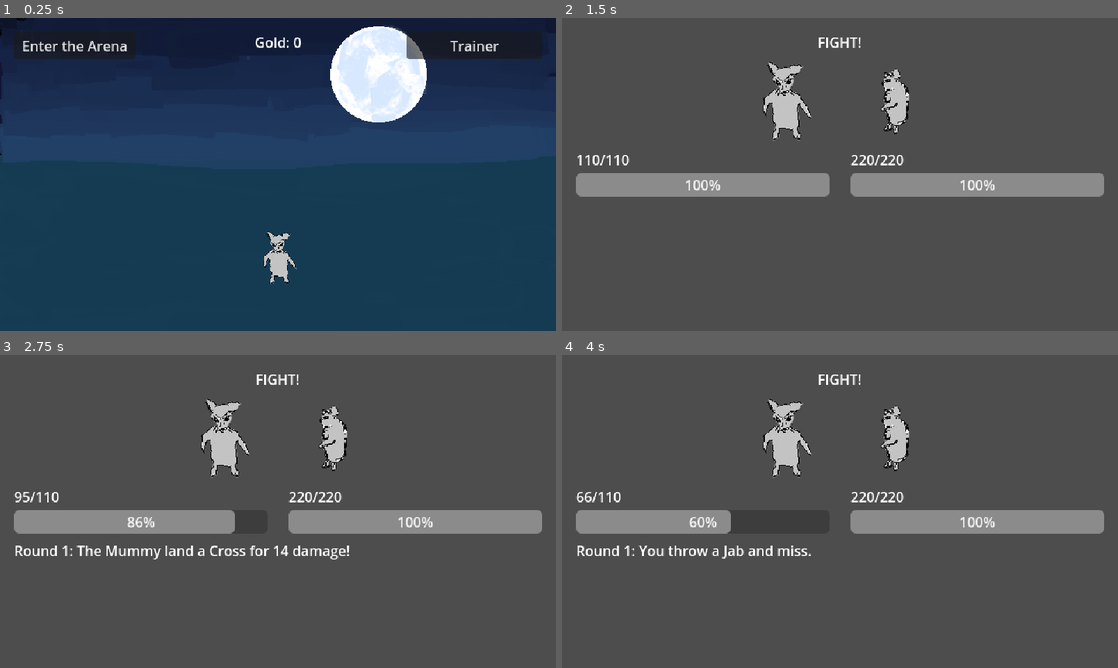
Above: before the commit, frames 1-4 (two rows, left to right).
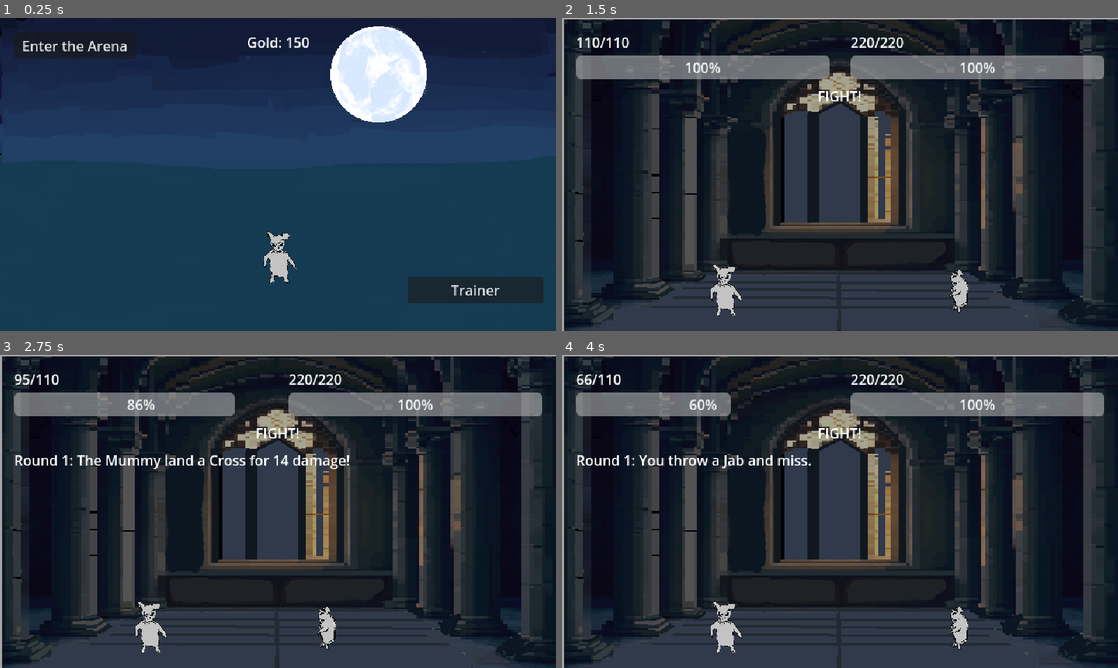
Above: after the commit, the same moments.

Repository: NotNookie/Knock-the-COUNT-down
Game: Godot game, scene res://scenes/hub/hub.tscn
The game is run twice, just before and just after one commit, with the same random seed, the same clock (stepped at 60 frames per second) and the same inputs.
Inputs:
- Up to frame 1 (0.25 s): no input
- Up to frame 2 (1.5 s): click "Enter the Arena" at 0.5 s; click "Fight The Mummy" at 1.25 s
- Up to frame 3 (2.75 s): no input
- Up to frame 4 (4 s): no input

The runs differ from the first frame. In frame 1, 2.7% of the frame differs, in the area x 44-98%, y 5-92%; in frame 2, 94%, in the area x 0-100%, y 0-100%; in frame 3, 94%; in frame 4, 93%.

Commit message:
feat: implemented some UI and other bug fixes

Diff:
--- a/data/perks/blood_in_the_water.tres
+++ b/autoloads/blood_in_the_water.tres
@@ -1,9 +1,9 @@
-[gd_resource type="Resource" script_class="Perk" load_steps=2 format=3]
+[gd_resource type="Resource" script_class="Perk" load_steps=2 format=3 uid="uid://cs6shm1i3kyfv"]
 
-[ext_resource type="Script" path="res://resources/perk_resource.gd" id="1_blood_in_the_water"]
+[ext_resource type="Script" uid="uid://dgc8c66xqtmdc" path="res://resources/perk_resource.gd" id="1_pxbpt"]
 
 [resource]
-script = ExtResource("1_blood_in_the_water")
+script = ExtResource("1_pxbpt")
 id = "blood_in_the_water"
 display_name = "Blood in the Water"
 description = "Predators -- vampires, sharks, your boxer -- smell weakness the same way. Bonus damage vs. a staggered/low-health opponent."
--- a/autoloads/game_state.gd
+++ b/autoloads/game_state.gd
@@ -35,7 +35,7 @@
 var level: int = 1
 ## XP accumulated toward the next level; resets (carrying overflow) on level-up.
 var xp: int = 0
-var currency: int = 0
+var currency: int = 150
 
 ## Keys: "power", "speed", "vitality". Everyone starts at 1.
 var stat_levels: Dictionary = {"power": 1, "speed": 1, "vitality": 1}
--- a/project.godot
+++ b/project.godot
@@ -28,10 +28,9 @@
 window/size/window_width_override=1280
 window/size/window_height_override=720
 window/stretch/mode="viewport"
-window/stretch/aspect="keep"
 
 [rendering]
 
+textures/canvas_textures/default_texture_filter=0
 renderer/rendering_method="gl_compatibility"
 renderer/rendering_method.mobile="gl_compatibility"
-textures/canvas_textures/default_texture_filter=0
--- a/scenes/fight/fight_screen.gd
+++ b/scenes/fight/fight_screen.gd
@@ -4,8 +4,8 @@
 
 const EVENT_INTERVAL := 0.4
 
-@onready var player_sprite: TextureRect = $Margin/VBox/Arena/PlayerSprite
-@onready var opponent_sprite: TextureRect = $Margin/VBox/Arena/OpponentSprite
+@onready var player_sprite: TextureRect = $Arena/PlayerSprite
+@onready var opponent_sprite: TextureRect = $Arena/OpponentSprite
 @onready var player_hp_bar: ProgressBar = $Margin/VBox/HpRow/PlayerHpBox/PlayerHpBar
 @onready var player_hp_label: Label = $Margin/VBox/HpRow/PlayerHpBox/PlayerHpLabel
 @onready var opponent_hp_bar: ProgressBar = $Margin/VBox/HpRow/OpponentHpBox/OpponentHpBar
@@ -58,7 +58,14 @@
 	_apply_event(event)
 
 
+const ATTACK_RESULTS := ["hit", "miss", "avoided_mist"]
+
+
 func _apply_event(event: FightEvent) -> void:
+	if event.result in ATTACK_RESULTS:
+		_animate_lunge(event.actor)
+	if event.result == "hit":
+		_animate_knockback(_other_actor(event.actor))
 	if event.actor == "player":
 		player_hp_bar.value = event.actor_hp
 		opponent_hp_bar.value = event.target_hp
@@ -67,6 +74,54 @@
 		player_hp_bar.value = event.target_hp
 	_update_hp_labels()
 	log_label.text = _describe_event(event)
+
+
+## Lunges the attacker toward the other fighter and back -- reads as a punch.
+## Only fires for actual attack attempts (hit/miss/avoided_mist), not
+## passive ticks like curse damage or Night Walker regen. Travels the actual
+## on-screen distance so the attacker's edge reaches the defender -- a real
+## hit, not a token twitch -- with a fast snap out and a slower recoil back.
+func _animate_lunge(actor_id: String) -> void:
+	const CONTACT_GAP := 4.0
+	const LUNGE_OUT_DURATION := 0.08
+	const LUNGE_BACK_DURATION := 0.18
+	var attacker: TextureRect = player_sprite if actor_id == "player" else opponent_sprite
+	var defender: TextureRect = opponent_sprite if actor_id == "player" else player_sprite
+	var direction: float = 1.0 if actor_id == "player" else -1.0
+
+	var attacker_center: float = attacker.position.x + attacker.size.x / 2.0
+	var defender_center: float = defender.position.x + defender.size.x / 2.0
+	var gap: float = absf(defender_center - attacker_center) - attacker.size.x / 2.0 - defender.size.x / 2.0
+	var travel: float = maxf(gap - CONTACT_GAP, 0.0)
+
+	var start_x: float = attacker.position.x
+	var tween := create_tween()
+	tween.tween_property(attacker, "position:x", start_x + direction * travel, LUNGE_OUT_DURATION) \
+		.set_trans(Tween.TRANS_QUAD).set_ease(Tween.EASE_OUT)
+	tween.tween_property(attacker, "position:x", start_x, LUNGE_BACK_DURATION) \
+		.set_trans(Tween.TRANS_QUAD).set_ease(Tween.EASE_IN)
+
+
+func _other_actor(actor_id: String) -> String:
+	return "opponent" if actor_id == "player" else "player"
+
+
+## Snaps the defender away from the attacker on an actual hit, timed to land
+## right as the attacker's lunge reaches them (see LUNGE_OUT_DURATION above).
+func _animate_knockback(target_id: String) -> void:
+	const KNOCKBACK_DISTANCE := 18.0
+	const IMPACT_DELAY := 0.08
+	const KNOCKBACK_OUT_DURATION := 0.06
+	const KNOCKBACK_BACK_DURATION := 0.2
+	var sprite: TextureRect = player_sprite if target_id == "player" else opponent_sprite
+	var direction: float = -1.0 if target_id == "player" else 1.0
+	var start_x: float = sprite.position.x
+	var tween := create_tween()
+	tween.tween_interval(IMPACT_DELAY)
+	tween.tween_property(sprite, "position:x", start_x + direction * KNOCKBACK_DISTANCE, KNOCKBACK_OUT_DURATION) \
+		.set_trans(Tween.TRANS_QUAD).set_ease(Tween.EASE_OUT)
+	tween.tween_property(sprite, "position:x", start_x, KNOCKBACK_BACK_DURATION) \
+		.set_trans(Tween.TRANS_QUAD).set_ease(Tween.EASE_IN)
 
 
 func _update_hp_labels() -> void:
--- a/scenes/fight/fight_screen.tscn
+++ b/scenes/fight/fight_screen.tscn
@@ -1,15 +1,80 @@
-[gd_scene load_steps=4 format=3]
+[gd_scene load_steps=5 format=3 uid="uid://ngsm8eup6v00"]
 
-[ext_resource type="Script" path="res://scenes/fight/fight_screen.gd" id="1_fight_screen"]
-[ext_resource type="Texture2D" path="res://assets/sprites/main_rat-removebg-preview.png" id="2_player_sprite"]
-[ext_resource type="Texture2D" path="res://assets/sprites/enemy_rat2-removebg-preview.png" id="3_opponent_sprite"]
+[ext_resource type="Script" uid="uid://b35yvj3ctrldc" path="res://scenes/fight/fight_screen.gd" id="1_fight_screen"]
+[ext_resource type="Texture2D" uid="uid://dblbiigydq0rq" path="res://assets/sprites/main_rat-removebg-preview.png" id="2_player_sprite"]
+[ext_resource type="Texture2D" uid="uid://dfmpgt6daleh5" path="res://assets/sprites/enemy_rat2-removebg-preview.png" id="3_opponent_sprite"]
+[ext_resource type="Texture2D" uid="uid://bvwfjcdh4qmu1" path="res://assets/fight_bg.png" id="4_fight_bg"]
 
 [node name="FightScreen" type="Control"]
+layout_mode = 3
+anchors_preset = 15
 anchor_right = 1.0
 anchor_bottom = 1.0
+grow_horizontal = 2
+grow_vertical = 2
 script = ExtResource("1_fight_screen")
 
+[node name="Background" type="TextureRect" parent="."]
+layout_mode = 1
+anchors_preset = 15
+anchor_right = 1.0
+anchor_bottom = 1.0
+grow_horizontal = 2
+grow_vertical = 2
+texture = ExtResource("4_fight_bg")
+expand_mode = 1
+stretch_mode = 6
+
+[node name="MenuBacking" type="ColorRect" parent="."]
+layout_mode = 1
+anchors_preset = 15
+anchor_right = 1.0
+anchor_bottom = 1.0
+grow_horizontal = 2
+grow_vertical = 2
+color = Color(0, 0, 0, 0.35)
+
+[node name="Arena" type="Control" parent="."]
+layout_mode = 1
+anchors_preset = 15
+anchor_right = 1.0
+anchor_bottom = 1.0
+offset_top = -15.0
+offset_bottom = -15.0
+grow_horizontal = 2
+grow_vertical = 2
+
+[node name="PlayerSprite" type="TextureRect" parent="Arena"]
+layout_mode = 1
+anchors_preset = -1
+anchor_left = 0.15
+anchor_top = 1.0
+anchor_right = 0.15
+anchor_bottom = 1.0
+offset_left = 64.0
+offset_top = -64.0
+offset_right = 128.0
+texture = ExtResource("2_player_sprite")
+expand_mode = 5
+stretch_mode = 5
+
+[node name="OpponentSprite" type="TextureRect" parent="Arena"]
+layout_mode = 1
+anchors_preset = -1
+anchor_left = 0.85
+anchor_top = 1.0
+anchor_right = 0.85
+anchor_bottom = 1.0
+offset_left = -124.0
+offset_top = -64.0
+offset_right = -60.0
+texture = ExtResource("3_opponent_sprite")
+expand_mode = 5
+stretch_mode = 5
+flip_h = true
+
 [node name="Margin" type="MarginContainer" parent="."]
+layout_mode = 0
 anchor_right = 1.0
 anchor_bottom = 1.0
 theme_override_constants/margin_left = 16
@@ -20,31 +85,6 @@
 [node name="VBox" type="VBoxContainer" parent="Margin"]
 layout_mode = 2
 theme_override_constants/separation = 8
-
-[node name="TitleLabel" type="Label" parent="Margin/VBox"]
-layout_mode = 2
-text = "FIGHT!"
-horizontal_alignment = 1
-
-[node name="Arena" type="HBoxContainer" parent="Margin/VBox"]
-layout_mode = 2
-theme_override_constants/separation = 16
-alignment = 1
-
-[node name="PlayerSprite" type="TextureRect" parent="Margin/VBox/Arena"]
-custom_minimum_size = Vector2(96, 96)
-layout_mode = 2
-texture = ExtResource("2_player_sprite")
-expand_mode = 5
-stretch_mode = 5
-
-[node name="OpponentSprite" type="TextureRect" parent="Margin/VBox/Arena"]
-custom_minimum_size = Vector2(96, 96)
-layout_mode = 2
-texture = ExtResource("3_opponent_sprite")
-flip_h = true
-expand_mode = 5
-stretch_mode = 5
 
 [node name="HpRow" type="HBoxContainer" parent="Margin/VBox"]
 layout_mode = 2
@@ -72,15 +112,18 @@
 [node name="OpponentHpBar" type="ProgressBar" parent="Margin/VBox/HpRow/OpponentHpBox"]
 layout_mode = 2
 
+[node name="TitleLabel" type="Label" parent="Margin/VBox"]
+layout_mode = 2
+text = "FIGHT!"
+horizontal_alignment = 1
+
 [node name="LogLabel" type="Label" parent="Margin/VBox"]
 layout_mode = 2
 autowrap_mode = 2
-text = ""
 
 [node name="OutcomeLabel" type="Label" parent="Margin/VBox"]
 layout_mode = 2
 horizontal_alignment = 1
-text = ""
 
 [node name="ContinueButton" type="Button" parent="Margin/VBox"]
 layout_mode = 2
--- a/scenes/fight_prep/fight_prep.gd
+++ b/scenes/fight_prep/fight_prep.gd
@@ -6,17 +6,24 @@
 
 const LADDER_ORDER := ["mummy", "invisible_man", "dracula"]
 
-@onready var ladder_button: Button = $Margin/VBox/LadderButton
-@onready var duel_button: Button = $Margin/VBox/DuelButton
+@onready var gold_label: Label = $GoldLabel
+@onready var ladder_button: Button = $ActionsBox/LadderButton
+@onready var duel_button: Button = $ActionsBox/DuelButton
 
 
 func _ready() -> void:
 	ladder_button.pressed.connect(_on_ladder_button_pressed)
 	duel_button.pressed.connect(_on_duel_button_pressed)
+	GameState.currency_changed.connect(_on_currency_changed)
+	_refresh()
+
+
+func _on_currency_changed(_new_amount: int) -> void:
 	_refresh()
 
 
 func _refresh() -> void:
+	gold_label.text = "Gold: %d" % GameState.currency
 	var next_id: String = _next_ladder_opponent_id()
 	var opponent: Opponent = ContentDB.opponents.get(next_id)
 	ladder_button.text = "Fight %s" % (opponent.display_name if opponent != null else next_id)
--- a/scenes/fight_prep/fight_prep.tscn
+++ b/scenes/fight_prep/fight_prep.tscn
@@ -1,39 +1,76 @@
-[gd_scene load_steps=2 format=3]
+[gd_scene load_steps=4 format=3]
 
 [ext_resource type="Script" path="res://scenes/fight_prep/fight_prep.gd" id="1_fight_prep"]
+[ext_resource type="Texture2D" path="res://assets/fight_building_bg.png" id="2_bg"]
+[ext_resource type="Texture2D" path="res://assets/fight_building_host.png" id="3_host"]
 
 [node name="FightPrep" type="Control"]
 anchor_right = 1.0
 anchor_bottom = 1.0
 script = ExtResource("1_fight_prep")
 
-[node name="Margin" type="MarginContainer" parent="."]
+[node name="Background" type="TextureRect" parent="."]
+layout_mode = 1
+anchors_preset = 15
 anchor_right = 1.0
 anchor_bottom = 1.0
-theme_override_constants/margin_left = 24
-theme_override_constants/margin_top = 24
-theme_override_constants/margin_right = 24
-theme_override_constants/margin_bottom = 24
+texture = ExtResource("2_bg")
+expand_mode = 1
+stretch_mode = 6
 
-[node name="VBox" type="VBoxContainer" parent="Margin"]
+[node name="HostPortrait" type="TextureRect" parent="."]
+layout_mode = 1
+offset_left = 16.0
+offset_top = 180.0
+offset_right = 144.0
+offset_bottom = 308.0
+texture = ExtResource("3_host")
+expand_mode = 5
+stretch_mode = 5
+
+[node name="SpeechBubble" type="PanelContainer" parent="."]
+layout_mode = 1
+offset_left = 16.0
+offset_top = 16.0
+offset_right = 400.0
+offset_bottom = 116.0
+
+[node name="HostLine" type="Label" parent="SpeechBubble"]
 layout_mode = 2
+text = "I am the Arena's Promoter. What sort of fight are you after?"
+autowrap_mode = 2
+vertical_alignment = 1
+
+[node name="GoldLabel" type="Label" parent="."]
+layout_mode = 1
+offset_left = 16.0
+offset_top = 320.0
+offset_right = 160.0
+offset_bottom = 344.0
+text = "Gold: 0"
+
+[node name="ActionsBox" type="VBoxContainer" parent="."]
+layout_mode = 1
+offset_left = 440.0
+offset_top = 140.0
+offset_right = 624.0
+offset_bottom = 220.0
 theme_override_constants/separation = 16
 
-[node name="TitleLabel" type="Label" parent="Margin/VBox"]
-layout_mode = 2
-text = "The Arena"
-horizontal_alignment = 1
-
-[node name="LadderButton" type="Button" parent="Margin/VBox"]
+[node name="LadderButton" type="Button" parent="ActionsBox"]
 layout_mode = 2
 text = "Fight The Mummy"
 
-[node name="DuelButton" type="Button" parent="Margin/VBox"]
+[node name="DuelButton" type="Button" parent="ActionsBox"]
 layout_mode = 2
 text = "Duel"
 
-[node name="BackButton" type="Button" parent="Margin/VBox"]
-layout_mode = 2
+[node name="BackButton" type="Button" parent="."]
+layout_mode = 1
+offset_left = 440.0
+offset_top = 320.0
+offset_right = 560.0
+offset_bottom = 344.0
 text = "Back to Hub"
 
-[connection signal="pressed" from="Margin/VBox/BackButton" to="." method="_on_back_pressed"]
+[connection signal="pressed" from="BackButton" to="." method="_on_back_pressed"]
--- a/scenes/hub/hub.tscn
+++ b/scenes/hub/hub.tscn
@@ -44,10 +44,10 @@
 
 [node name="TrainerButton" type="Button" parent="."]
 layout_mode = 1
-offset_left = 468.0
-offset_top = 16.0
-offset_right = 624.0
-offset_bottom = 44.0
+offset_left = 469.0
+offset_top = 297.0
+offset_right = 625.0
+offset_bottom = 328.0
 text = "Trainer"
 
 [node name="GoldLabel" type="Label" parent="."]
@@ -89,6 +89,8 @@
 offset_top = -140.0
 offset_right = 220.0
 offset_bottom = 140.0
+grow_horizontal = 2
+grow_vertical = 2
 
 [node name="VBox" type="VBoxContainer" parent="StatsPopup/Panel"]
 layout_mode = 2
@@ -186,6 +188,8 @@
 offset_top = -150.0
 offset_right = 260.0
 offset_bottom = 150.0
+grow_horizontal = 2
+grow_vertical = 2
 
 [node name="VBox" type="VBoxContainer" parent="TrainerPopup/Panel"]
 layout_mode = 2
@@ -282,6 +286,8 @@
 offset_top = -150.0
 offset_right = 220.0
 offset_bottom = 150.0
+grow_horizontal = 2
+grow_vertical = 2
 
 [node name="VBox" type="VBoxContainer" parent="PerksPopup/Panel"]
 layout_mode = 2
Binary file added: assets/fight_bg.png
Not shown, added: assets/fight_bg.png.import
Binary file added: assets/fight_building_bg.png
Not shown, added: assets/fight_building_bg.png.import
Binary file added: assets/fight_building_host.png
Not shown, added: assets/fight_building_host.png.import
